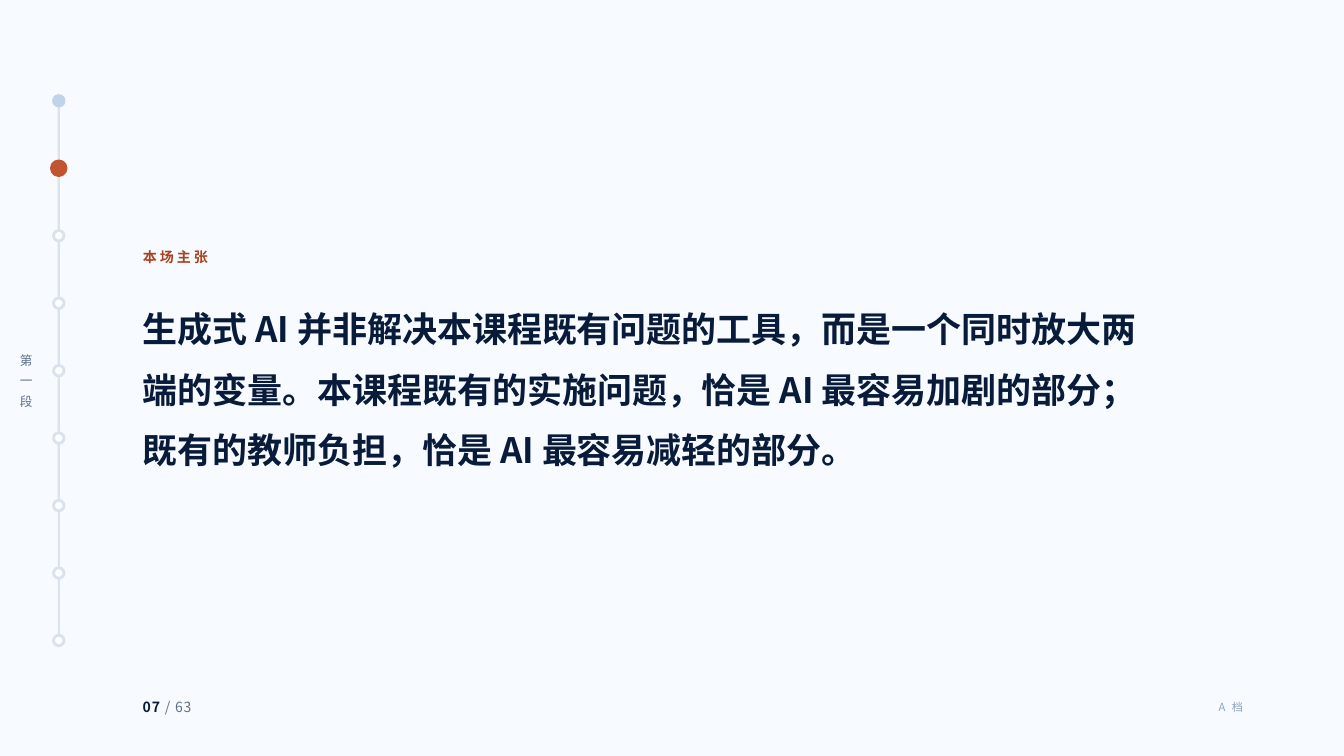
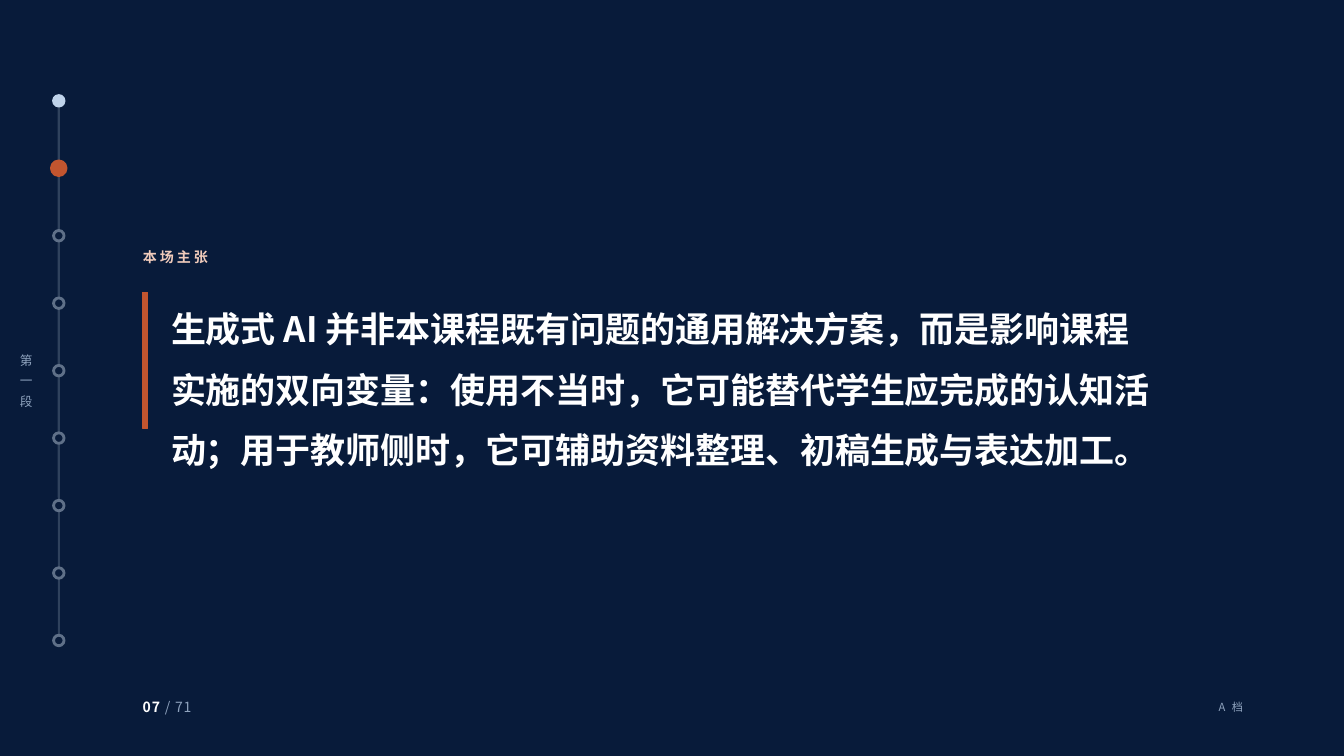
Before and after one commit to tonyxinvip/slides, a slide deck: slide 7 of comprehensive-practice-ai/做中学与综合实践活动.pptx. Drawn at 1344x756 pixels with LibreOffice and Linux fonts; fonts in the diff are those of the drawing. Boxes give left, top, right and bottom in pixels: in the first picture for what was removed or moved away, otherwise in the second. Text is boxed around its words. In the diff, an @@ line names an element or a change of style, - is before the commit and + after.

```diff
--- a/comprehensive-practice-ai/做中学与综合实践活动.pptx
+++ b/comprehensive-practice-ai/做中学与综合实践活动.pptx
@@ background #F7FAFF to #081B3A @@
@@ line (58, 101) - (58, 640): stroke #D9E2EF 1.5 pt to #5F7088 1.5 pt @@
@@ text "本场主张" at bbox=[143, 250, 208, 264]: text colour #A8421F to #F0CBBB @@
@@ rectangle added at bbox=[143, 292, 148, 429], fill #C2552F, outline #C2552F 1 pt @@
@@ text "第" at bbox=[20, 354, 33, 407]: text colour #5F7088 to #8FA3BE @@
@@ text at bbox=[171, 312, 1150, 469]: text changed; text colour #081B3A to #FFFFFF @@
-生成式 AI 并非解决本课程既有问题的工具，而是一个同时放大两端的变量。本课程既有的实施问题，恰是 AI 最容易加剧的部分；既有的教师负担，恰是 AI 最容易减轻的部分。
+生成式 AI 并非本课程既有问题的通用解决方案，而是影响课程实施的双向变量：使用不当时，它可能替代学生应完成的认知活动；用于教师侧时，它可辅助资料整理、初稿生成与表达加工。
@@ fill #FFFFFF to #081B3A; outline #D9E2EF 2 pt to #5F7088 2 pt in 7 elements at bbox=[53, 231, 64, 241], bbox=[53, 298, 64, 309], bbox=[53, 365, 64, 375], bbox=[53, 433, 64, 443], bbox=[53, 500, 64, 510], bbox=[53, 568, 64, 578], bbox=[53, 635, 64, 645] @@
@@ text at bbox=[143, 701, 191, 712]: text changed; text colour #5F7088 to #8FA3BE @@
-07 / 63
+07 / 71
```
Also in this commit, not shown: 62 other slides changed, 8 slides added, 20 other files.
